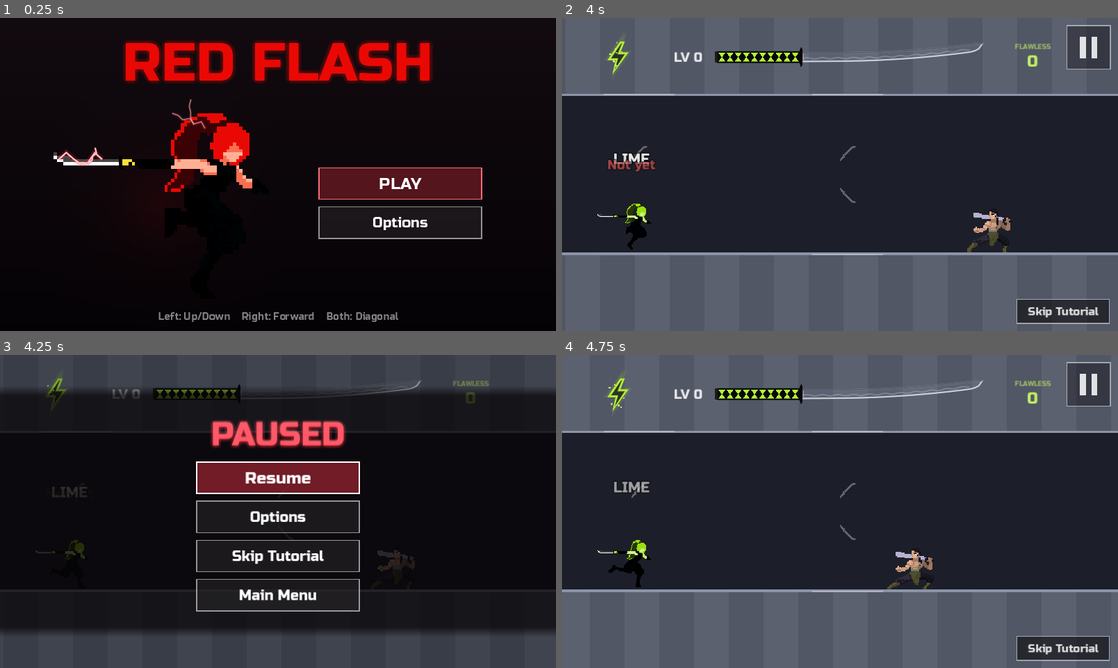
Above: before the commit, frames 1-4 (two rows, left to right).
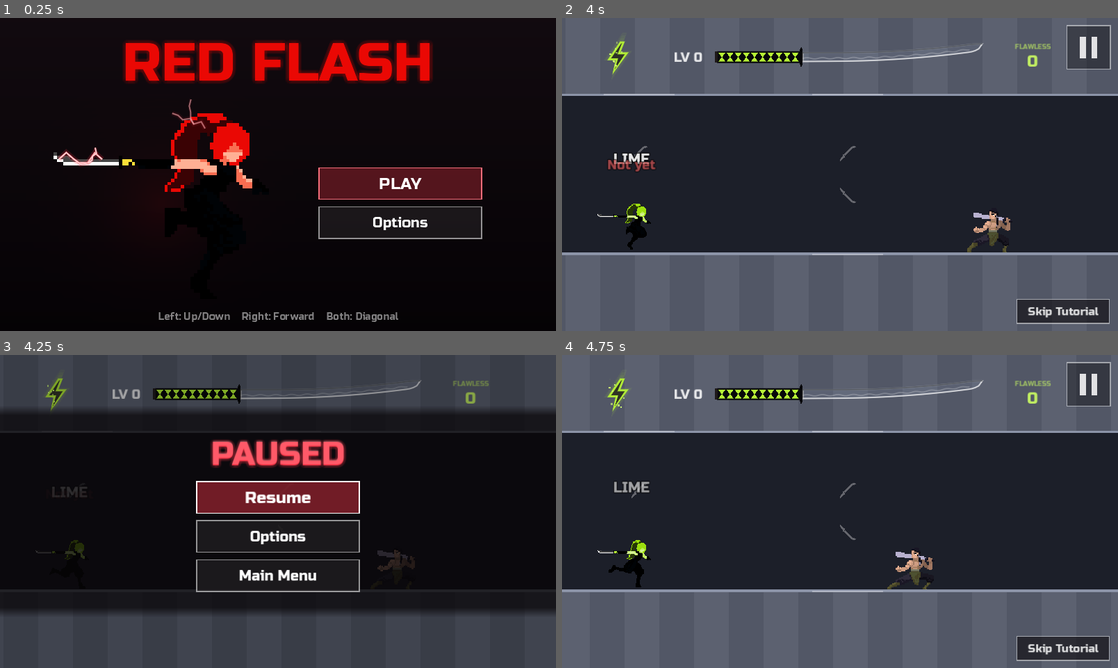
Above: after the commit, the same moments.

Repository: fredsbreads/game-off
Game: Godot game, scene res://scenes/main.tscn
Same seed, same stepped clock (60 frames per second), same inputs: the game is played once before the commit and once after it. Sound files missing from this copy of the repository are replaced by a short silence.
Inputs (mouse positions are in pixels of both pictures, inside the frame that each line leads up to):
- Up to frame 1 (0.25 s): no input
- Up to frame 2 (4 s): tap Enter at 0.5, 2.1 s; move the mouse to (962, 158) at 0.52 s; hold Right 0.53-1.28 s; hold J (tp_vertical) 0.53-1.28 s; click (962, 158) at 0.67 s; tap Space at 0.77, 1.52, 3.02, 3.77 s; move the mouse to (728, 190) at 1.27 s; hold Down 1.28-2.03 s; tap Shift at 1.35 s; move the mouse to (895, 105) at 2.02 s; hold Right 2.03-2.78 s; move the mouse to (812, 237) at 2.77 s; hold K (tp_forward) 2.78-3.53 s; tap Keypad Enter at 2.85 s; click (812, 237) at 2.92 s; move the mouse to (1006, 221) at 3.52 s; hold Left from 3.53 s (still down); tap C at 3.6 s
- Up to frame 3 (4.25 s): keep holding Left; tap P (pause) at 4.15 s
- Up to frame 4 (4.75 s): keep holding Left; move the mouse to (673, 464) at 4.27 s; tap M at 4.35 s; tap Space at 4.52 s

Frames 1-2 are identical in both runs. In frame 3, 21% of the frame differs, in the area x 0-100%, y 10-89%; in frame 4, nothing differs.

Commit message:
No Skip Tutorial on the pause screen; title screen's Flip Screen under Options

Diff:
--- a/scripts/hud.gd
+++ b/scripts/hud.gd
@@ -649,7 +649,7 @@
 	_pause_can_flip = can_flip
 	_options_button.visible = paused
 	_pause_menu_button.visible = paused
-	_pause_skip_button.visible = paused and _skip_on
+	_pause_skip_button.visible = false   # (Skip Tutorial is only on screen, not on the pause screen)
 	_coach.modulate.a = 0.0 if paused else 1.0   # (the lesson's words wait behind the pause screen)
 	_skip_button.visible = _skip_on and not paused
 	_resume_button.visible = paused
--- a/scripts/main_menu.gd
+++ b/scripts/main_menu.gd
@@ -111,9 +111,9 @@
 	var b: Array[String] = ["play"]
 	if level_choice:
 		b.append("level")
-	if Hud.rotated:   # (a phone held upright)
+	b.append("options")
+	if Hud.rotated:   # (a phone held upright: under Options)
 		b.append("flip")
-	b.append("options")
 	return b
 
 
